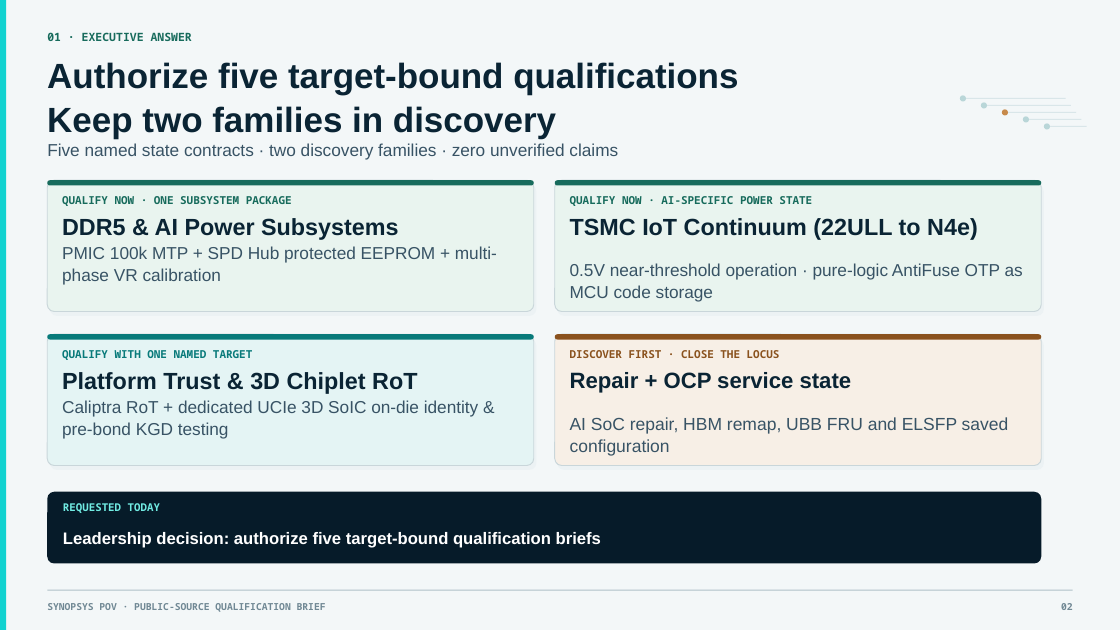
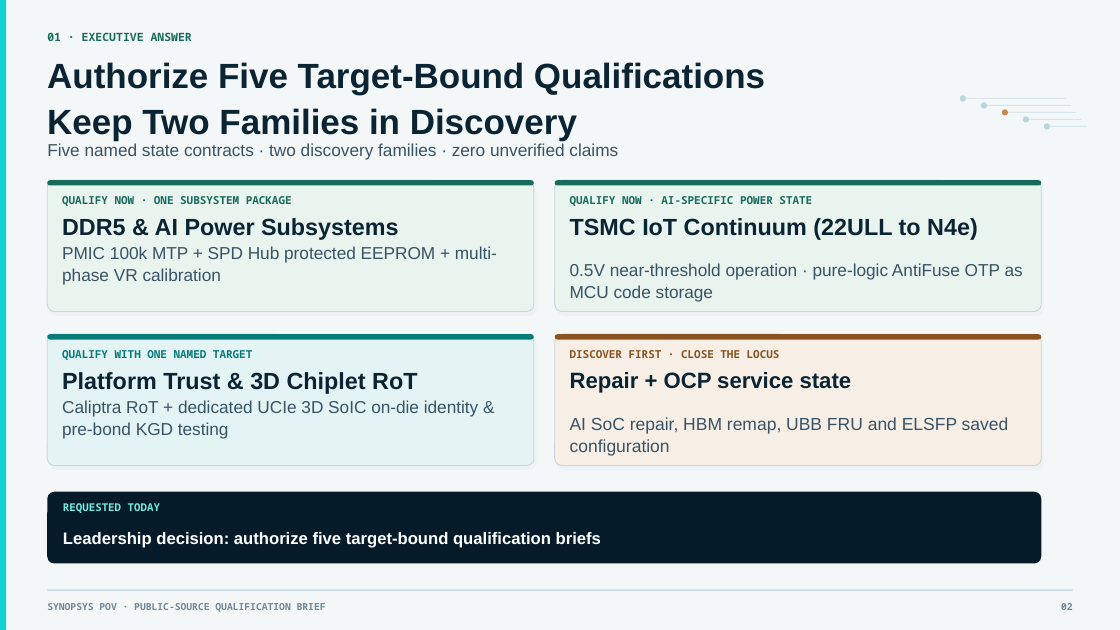
Before and after one commit to SamHuang68/nvm-knowledge-hub, a slide deck: slide 2 of briefing/NVM_AI_OCP_NVM_Opportunities_Executive_v18_Comprehensive_Update_EN.pptx. Drawn at 1120x630 pixels with LibreOffice and Linux fonts; fonts in the diff are those of the drawing. Boxes give left, top, right and bottom in pixels: in the first picture for what was removed or moved away, otherwise in the second. Text is boxed around its words. In the diff, an @@ line names an element or a change of style, - is before the commit and + after.

```diff
--- a/briefing/NVM_AI_OCP_NVM_Opportunities_Executive_v18_Comprehensive_Update_EN.pptx
+++ b/briefing/NVM_AI_OCP_NVM_Opportunities_Executive_v18_Comprehensive_Update_EN.pptx
@@ text at (47,62,765,141): text changed @@
-Authorize five target-bound qualifications
-Keep two families in discovery
+Authorize Five Target-Bound Qualifications
+Keep Two Families in Discovery
```
Also in this commit, not shown: 15 other slides changed, 1 other file.
